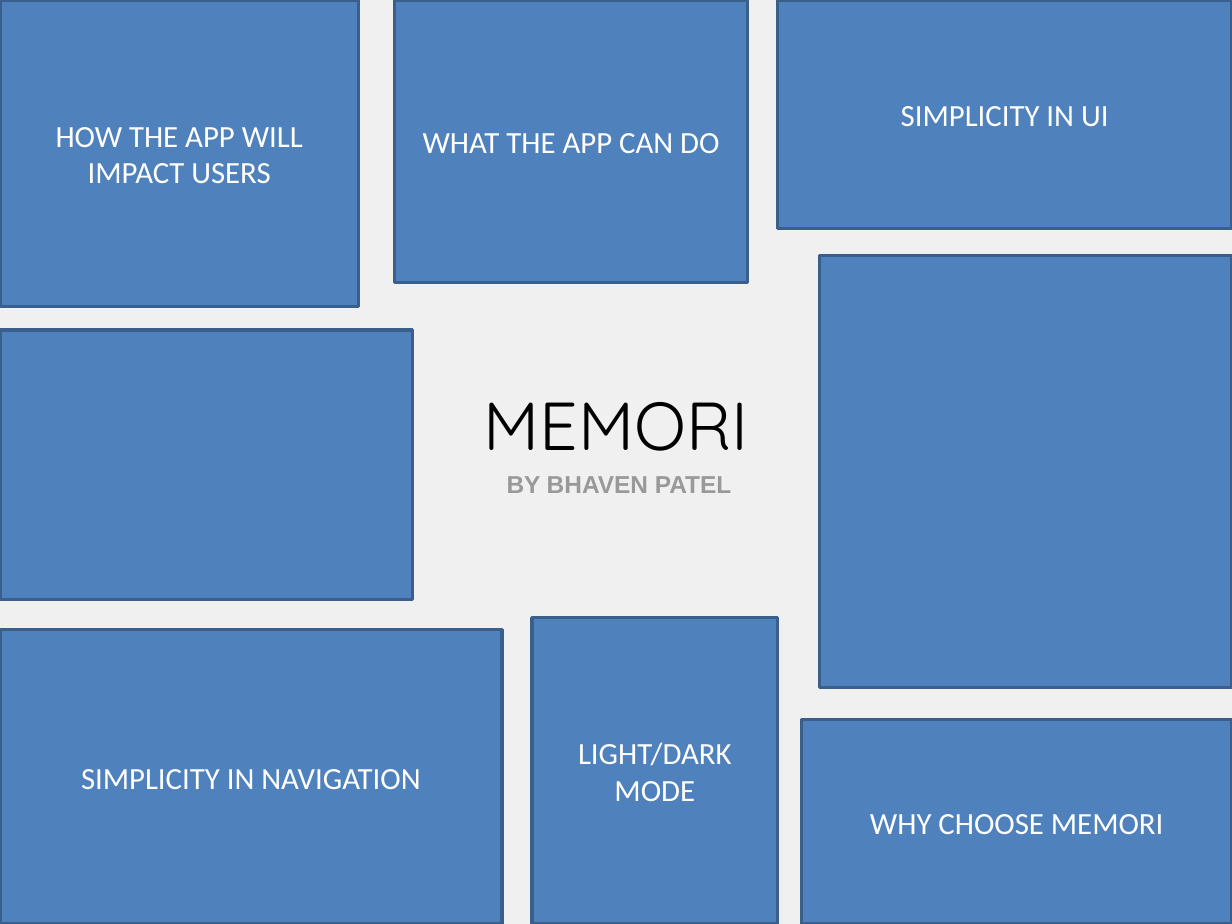
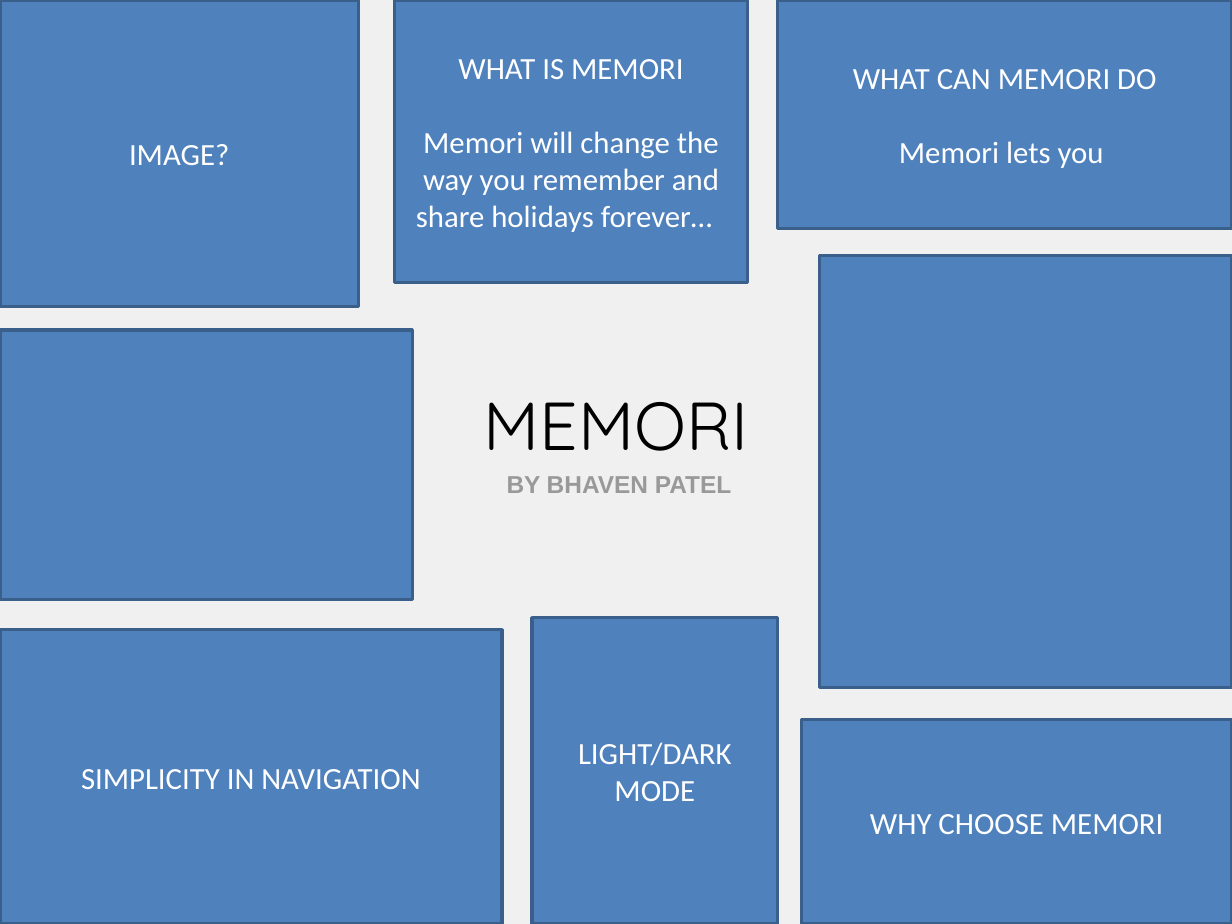
Before and after one commit to Bhaven19/CS3040-MobileDesign, a slide deck: slide 1 of Submissions/Dragons Den Pitch/DragonsDen Poster.pptx. Drawn at 1232x924 pixels with LibreOffice and Linux fonts; fonts in the diff are those of the drawing. Boxes give left, top, right and bottom in pixels: in the first picture for what was removed or moved away, otherwise in the second. Text is boxed around its words. In the diff, an @@ line names an element or a change of style, - is before the commit and + after.

```diff
--- a/Submissions/Dragons Den Pitch/DragonsDen Poster.pptx
+++ b/Submissions/Dragons Den Pitch/DragonsDen Poster.pptx
@@ text in rectangle at (x1=416, y1=59, x2=719, y2=232): text changed @@
-WHAT THE APP CAN DO
+WHAT IS MEMORI
+Memori will change the way you remember and share holidays forever…
@@ text in rectangle at (x1=853, y1=69, x2=1156, y2=168): text changed @@
-SIMPLICITY IN UI
+WHAT CAN MEMORI DO
+Memori lets you
@@ text in rectangle at (x1=129, y1=144, x2=229, y2=165): text changed @@
-HOW THE APP WILL IMPACT USERS
+IMAGE?
```
Also in this commit, not shown: 1 other file.
